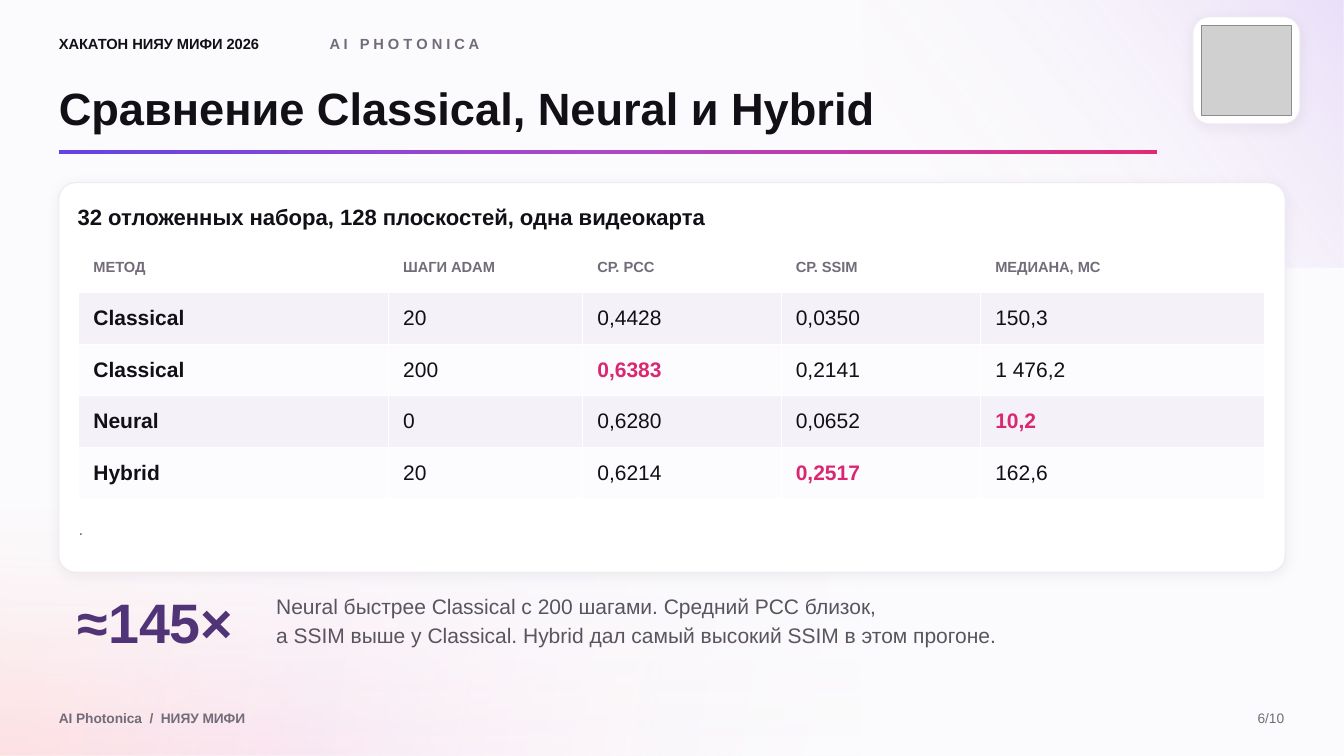
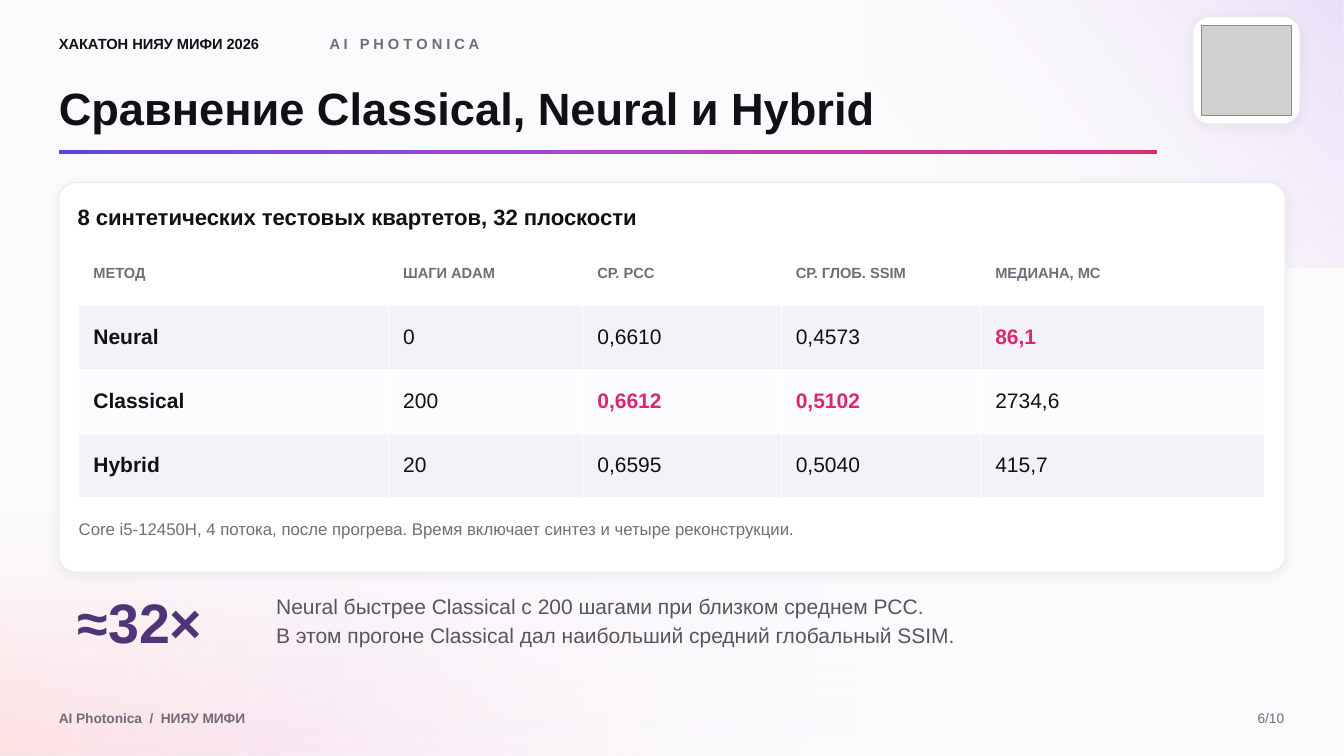
Before and after one commit to listeik/ai-fotonica, a slide deck: slide 6 of AI Photonica - Хакатон МИФИ 2026_бегущие521.pptx. Drawn at 1344x756 pixels with LibreOffice and Linux fonts; fonts in the diff are those of the drawing; grey boxes stand for pictures. Boxes give left, top, right and bottom in pixels: in the first picture for what was removed or moved away, otherwise in the second. Text is boxed around its words. In the diff, an @@ line names an element or a change of style, - is before the commit and + after.

```diff
--- a/AI Photonica - Хакатон МИФИ 2026_бегущие521.pptx
+++ b/AI Photonica - Хакатон МИФИ 2026_бегущие521.pptx
@@ text at (78,209,637,230): text changed @@
-32 отложенных набора, 128 плоскостей, одна видеокарта
+8 синтетических тестовых квартетов, 32 плоскости
@@ table at (79,242,1264,498) @@
-row 1: МЕТОД | ШАГИ ADAM | СР. PCC | СР. SSIM | МЕДИАНА, МС
-row 2: Classical | 20 | 0,4428 | 0,0350 | 150,3
-row 3: Classical | 200 | 0,6383 | 0,2141 | 1 476,2
-row 4: Neural | 0 | 0,6280 | 0,0652 | 10,2
-row 5: Hybrid | 20 | 0,6214 | 0,2517 | 162,6
+row 1: МЕТОД | ШАГИ ADAM | СР. PCC | СР. ГЛОБ. SSIM | МЕДИАНА, МС
+row 2: Neural | 0 | 0,6610 | 0,4573 | 86,1
+row 3: Classical | 200 | 0,6612 | 0,5102 | 2734,6
+row 4: Hybrid | 20 | 0,6595 | 0,5040 | 415,7
@@ text removed at (79,513,1261,543) @@
-.
@@ text added at (79,523,794,539), 12 pt, text #726C7A @@
+Core i5-12450H, 4 потока, после прогрева. Время включает синтез и четыре реконструкции.
@@ text at (276,598,924,619): text changed @@
-Neural быстрее Classical с 200 шагами. Средний PCC близок,
+Neural быстрее Classical с 200 шагами при близком среднем PCC.
@@ text at (78,604,203,644): text changed @@
-≈145×
+≈32×
@@ text at (276,627,954,647): text changed @@
-а SSIM выше у Classical. Hybrid дал самый высокий SSIM в этом прогоне.
+В этом прогоне Classical дал наибольший средний глобальный SSIM.
```
Also in this commit, not shown: 6 other slides changed, 1 slide removed.
